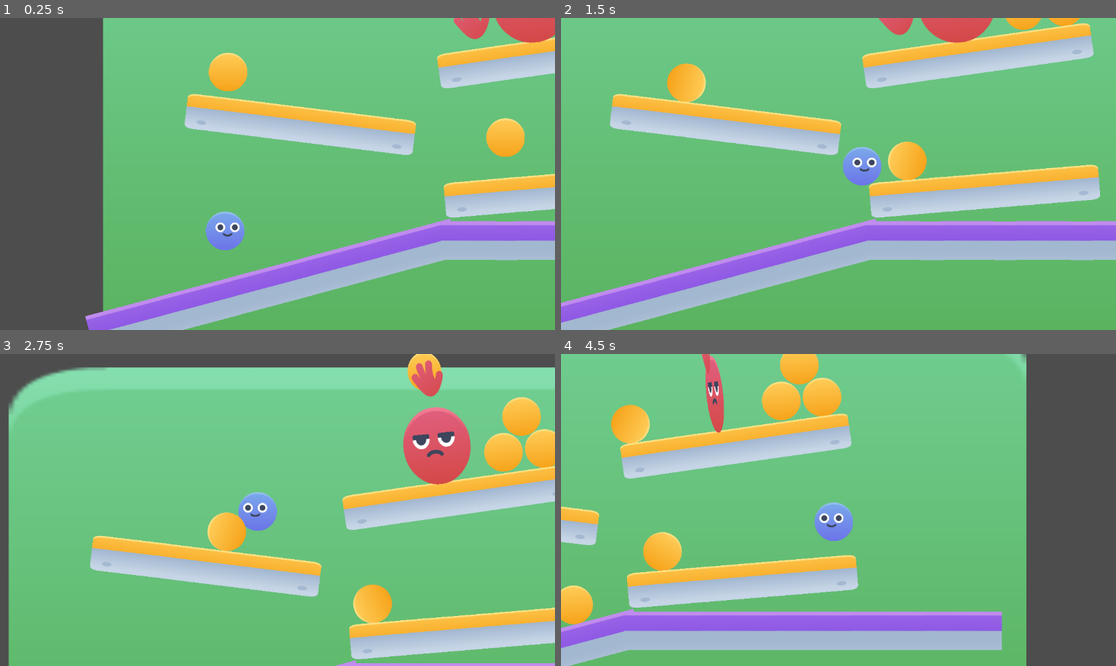
Above: before the commit, frames 1-4 (two rows, left to right).
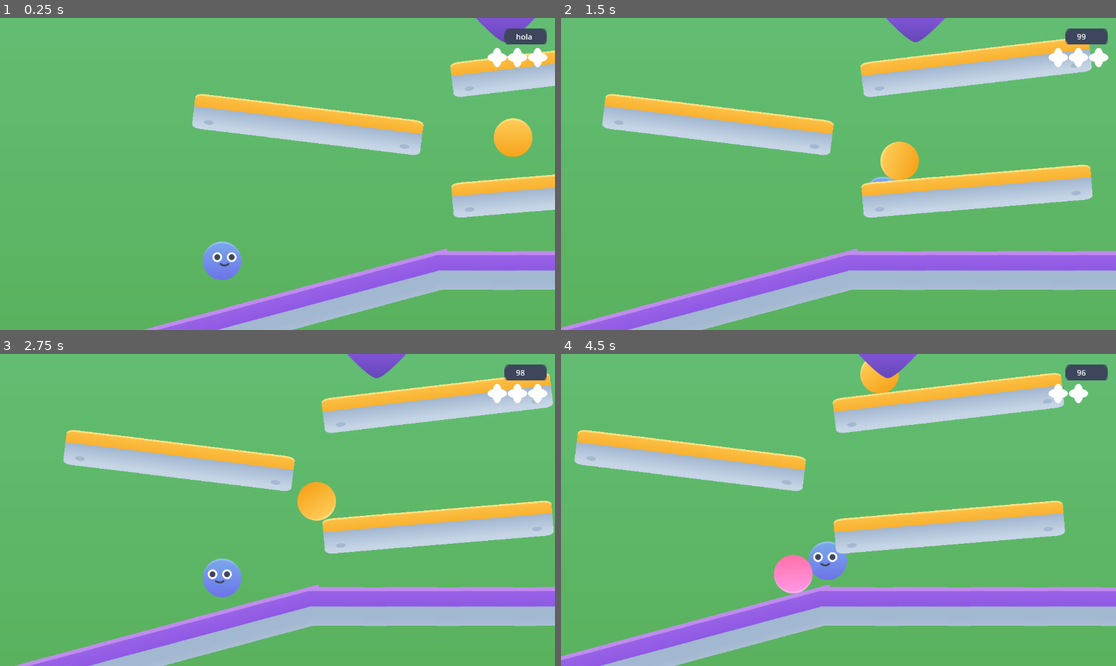
Above: after the commit, the same moments.

Repository: daviddiazm/prueba_godot
Game: Godot game, scene res://Niveles/nivel_1.tscn
Two runs of this game, one before a commit and one after it. Both use one fixed random seed, a clock stepped at 60 frames per second and the inputs below.
Inputs:
- Up to frame 1 (0.25 s): no input
- Up to frame 2 (1.5 s): tap Enter (ui_accept) at 0.5 s; hold Shift (correr) 0.53-1.28 s; hold D (derecha) from 0.53 s (still down); tap W (saltar) at 0.77 s; tap Shift (correr) at 1.35 s
- Up to frame 3 (2.75 s): tap W (saltar) at 1.52 s; release D (derecha) at 2.03 s; hold A (izquierda) from 2.03 s (still down); hold Shift (correr) from 2.03 s (still down)
- Up to frame 4 (4.5 s): release A (izquierda) at 2.78 s; release Shift (correr) at 2.78 s; hold D (derecha) 2.78-4.28 s; tap Shift (correr) at 2.85, 4.35 s; tap W (saltar) at 3.02, 3.77 s; hold Shift (correr) 3.53-4.28 s; hold A (izquierda) from 4.28 s (still down)

The runs differ from the first frame. In frame 1, 41% of the frame differs, in the area x 0-100%, y 0-100%; in frame 2, 30%; in frame 3, 76%; in frame 4, 64%.

Commit message:
juego terminado

Diff:
--- a/Enemigos/barril.gd
+++ b/Enemigos/barril.gd
@@ -2,6 +2,11 @@
 
 extends RigidBody2D
 
+@onready var red_body_circle: Sprite2D = $RedBodyCircle
+const PINK_BODY_CIRCLE = preload("res://assets/Double/pink_body_circle.png")
+
+var tipo = "Barril"
+var is_touched = false
 
 # Called when the node enters the scene tree for the first time.
 func _ready() -> void:
@@ -13,3 +18,11 @@
 func _process(_delta: float) -> void:
 	if position.y > 900:
 		queue_free()
+
+
+func _on_body_entered(body: Node) -> void:
+	if body is Personaje && not is_touched:
+		red_body_circle.texture = PINK_BODY_CIRCLE
+		is_touched = true
+		if body.has_method("damage_recived"):
+			body.damage_recived()
--- a/Enemigos/barril.tscn
+++ b/Enemigos/barril.tscn
@@ -7,6 +7,10 @@
 radius = 39.0
 
 [node name="Barril" type="RigidBody2D"]
+collision_layer = 4
+collision_mask = 7
+contact_monitor = true
+max_contacts_reported = 1
 script = ExtResource("1_scyk2")
 
 [node name="RedBodyCircle" type="Sprite2D" parent="."]
@@ -15,3 +19,5 @@
 
 [node name="CollisionShape2D" type="CollisionShape2D" parent="."]
 shape = SubResource("CircleShape2D_8o4km")
+
+[connection signal="body_entered" from="." to="." method="_on_body_entered"]
--- /dev/null
+++ b/Niveles/game_controler.gd
@@ -0,0 +1,51 @@
+extends Node2D
+@onready var personaje: Personaje = $"../Personaje"
+
+@export var seconds = 100
+
+const SCENNE_FINISH_FIEL = "res://UI/Final scenne/scenne_finish.tscn"
+signal time_updated(seconds_left)
+
+func _ready() -> void:
+	pass # Replace with function body.
+
+# Called every frame. 'delta' is the elapsed time since the previous frame.
+#func _process(delta: float) -> void:
+	#pass
+	#
+
+
+func player_lose_lifes() :
+	#print(personaje.lifes)
+	if personaje.lifes > 1:
+		personaje.lifes -= 1
+	else:
+		game_over()
+		print("acabaste todas tus vidas")
+
+func player_win() :
+	var scene_finis_preload = preload(SCENNE_FINISH_FIEL).instantiate()
+	scene_finis_preload.set_text("Felicidades!")
+	add_child(scene_finis_preload)
+	print("el jugador gano y se acabo el juego")
+
+func game_over():
+	print("se acabo el juego")
+	get_tree().change_scene_to_file(SCENNE_FINISH_FIEL)
+
+
+func _on_personaje_player_kicked() -> void:
+	player_lose_lifes()
+
+
+func _on_area_2d_body_entered(_body: Node2D) -> void:
+	player_win()
+
+
+func _on_timer_timeout() -> void:
+	if seconds > 0:
+		seconds -= 1
+	else:
+		$Timer.stop()
+		game_over()
+	time_updated.emit(seconds)
--- a/Niveles/nivel_1.tscn
+++ b/Niveles/nivel_1.tscn
@@ -8,6 +8,12 @@
 [ext_resource type="PackedScene" uid="uid://dvr1d4sop0loa" path="res://Enemigos/barril.tscn" id="4_2mtks"]
 [ext_resource type="PackedScene" uid="uid://biii5wu54krlp" path="res://Enemigos/jefe.tscn" id="6_7f1ql"]
 [ext_resource type="Script" path="res://Niveles/camera_2d.gd" id="8_4pcjk"]
+[ext_resource type="Texture2D" uid="uid://ckov1lvapq27l" path="res://assets/Double/purple_body_rhombus.png" id="8_yfaag"]
+[ext_resource type="PackedScene" uid="uid://dv3qh7t22md0a" path="res://UI/canvas_layer.tscn" id="10_p11h8"]
+[ext_resource type="Script" path="res://Niveles/game_controler.gd" id="11_563ul"]
+
+[sub_resource type="RectangleShape2D" id="RectangleShape2D_f3511"]
+size = Vector2(176, 182)
 
 [node name="Nivel_1" type="Node2D"]
 
@@ -24,12 +30,12 @@
 
 [node name="Sprite2D" type="Sprite2D" parent="decoracion/fondo"]
 z_index = -1
-position = Vector2(690, 377)
-scale = Vector2(9.6, 5.70625)
+position = Vector2(648, -37.2501)
+scale = Vector2(19.2125, 10.8844)
 texture = ExtResource("1_s4sl7")
 
 [node name="Personaje" parent="." instance=ExtResource("3_2jky6")]
-position = Vector2(175, 538)
+position = Vector2(153, 600)
 script = ExtResource("3_06vtm")
 gravity = 486
 jump_velocity = 391
@@ -38,17 +44,17 @@
 position = Vector2(757, 332)
 
 [node name="Barril2" parent="." instance=ExtResource("4_2mtks")]
-position = Vector2(181, 196)
+position = Vector2(246, -316)
 
 [node name="suelos" type="Node2D" parent="."]
 position = Vector2(13, 4)
 
 [node name="StaticBody2D4" parent="suelos" instance=ExtResource("2_18xvb")]
-position = Vector2(838, 148)
+position = Vector2(970, -186)
 rotation = -0.140765
 
 [node name="StaticBody2D2" parent="suelos" instance=ExtResource("1_y0ru3")]
-position = Vector2(249, 626)
+position = Vector2(227, 688)
 rotation = -0.261799
 
 [node name="StaticBody2D5" parent="suelos" instance=ExtResource("2_18xvb")]
@@ -56,13 +62,49 @@
 rotation = -0.0829505
 
 [node name="StaticBody2D3" parent="suelos" instance=ExtResource("1_y0ru3")]
-position = Vector2(1001, 530)
+position = Vector2(979, 592)
 
 [node name="StaticBody2D" parent="suelos" instance=ExtResource("2_18xvb")]
 position = Vector2(324, 291)
 rotation = 0.122173
 
+[node name="StaticBody2D6" parent="suelos" instance=ExtResource("2_18xvb")]
+position = Vector2(851, 171)
+rotation = -0.116812
+
+[node name="StaticBody2D7" parent="suelos" instance=ExtResource("2_18xvb")]
+position = Vector2(342, -9)
+rotation = 0.144546
+
+[node name="PurpleBodyRhombus" type="Sprite2D" parent="."]
+position = Vector2(741.067, 81.8225)
+texture = ExtResource("8_yfaag")
+
+[node name="Area2D" type="Area2D" parent="PurpleBodyRhombus"]
+collision_layer = 0
+collision_mask = 2
+
+[node name="CollisionShape2D" type="CollisionShape2D" parent="PurpleBodyRhombus/Area2D"]
+position = Vector2(2, 0)
+shape = SubResource("RectangleShape2D_f3511")
+
 [node name="Jefe" parent="." instance=ExtResource("6_7f1ql")]
-position = Vector2(811, 83)
+position = Vector2(943, -251)
 rotation = -0.10472
 scale = Vector2(-1, 1)
+
+[node name="CanvasLayer" parent="." instance=ExtResource("10_p11h8")]
+
+[node name="GameControler" type="Node2D" parent="."]
+script = ExtResource("11_563ul")
+
+[node name="Timer" type="Timer" parent="GameControler"]
+autostart = true
+
+[connection signal="playe_heald" from="Personaje" to="CanvasLayer" method="_on_personaje_playe_heald"]
+[connection signal="player_kicked" from="Personaje" to="CanvasLayer" method="_on_personaje_player_kicked"]
+[connection signal="player_kicked" from="Personaje" to="GameControler" method="_on_personaje_player_kicked"]
+[connection signal="body_entered" from="PurpleBodyRhombus/Area2D" to="Personaje" method="_on_area_2d_body_entered"]
+[connection signal="body_entered" from="PurpleBodyRhombus/Area2D" to="GameControler" method="_on_area_2d_body_entered"]
+[connection signal="time_updated" from="GameControler" to="CanvasLayer" method="_on_game_controler_time_updated"]
+[connection signal="timeout" from="GameControler/Timer" to="GameControler" method="_on_timer_timeout"]
--- a/Personaje/personaje.gd
+++ b/Personaje/personaje.gd
@@ -6,6 +6,12 @@
 @export var gravity = 100
 @export var jump_velocity = 100
 @onready var sprite_2d: Sprite2D = $Sprite2D
+
+signal player_kicked()
+signal playe_heald(player_lifes)
+
+var lifes = 3
+
 
 
 func _physics_process(delta: float) -> void:
@@ -20,7 +26,7 @@
 	if not is_on_floor():
 		velocity.y += gravity * delta
 
-	if is_jump_pressed:
+	if is_jump_pressed && is_on_floor():
 		velocity.y -= jump_velocity
 
 	if direccion:
@@ -33,6 +39,16 @@
 
 
 	move_and_slide()
+
+
+func _on_area_2d_body_entered(_body: Node2D) -> void:
+	print("baile de victoria")
+
+
+func damage_recived() -> void :
+	#print("danio recivido")
+	player_kicked.emit()
+	playe_heald.emit(lifes)
 
 
 #func _physics_process(delta: float) -> void:
--- a/Personaje/personaje.tscn
+++ b/Personaje/personaje.tscn
@@ -8,6 +8,8 @@
 height = 151.835
 
 [node name="Personaje" type="CharacterBody2D"]
+collision_layer = 2
+collision_mask = 5
 
 [node name="CollisionShape2D" type="CollisionShape2D" parent="."]
 rotation = -0.000880331
--- /dev/null
+++ b/UI/Final scenne/scenne_finish.tscn
@@ -0,0 +1,34 @@
+[gd_scene load_steps=2 format=3 uid="uid://diduaii3eb6y3"]
+
+[ext_resource type="Script" path="res://scenne_finish.gd" id="1_k4v4n"]
+
+[node name="ScenneFinish" type="CanvasLayer"]
+script = ExtResource("1_k4v4n")
+
+[node name="VBoxContainer" type="VBoxContainer" parent="."]
+anchors_preset = 8
+anchor_left = 0.5
+anchor_top = 0.5
+anchor_right = 0.5
+anchor_bottom = 0.5
+offset_left = -128.0
+offset_top = -42.0
+offset_right = 132.0
+offset_bottom = 63.0
+grow_horizontal = 2
+grow_vertical = 2
+size_flags_horizontal = 4
+
+[node name="Label" type="Label" parent="VBoxContainer"]
+layout_mode = 2
+size_flags_horizontal = 4
+size_flags_vertical = 0
+text = "Hola"
+
+[node name="Button" type="Button" parent="VBoxContainer"]
+layout_mode = 2
+size_flags_horizontal = 4
+size_flags_vertical = 10
+text = "Volver a jugar"
+
+[connection signal="button_down" from="VBoxContainer/Button" to="." method="_on_button_button_down"]
--- /dev/null
+++ b/UI/canvas_layer.gd
@@ -0,0 +1,52 @@
+extends CanvasLayer
+@onready var my_box: HBoxContainer = $HBoxContainer
+
+const CORAZON = preload("res://UI/corazon_prueba/corazon.tscn")
+const TILE_CLOUD = preload("res://assets/Double/tile_cloud.png")
+
+# Called when the node enters the scene tree for the first time.
+func _ready() -> void:
+	pass
+
+
+# Called every frame. 'delta' is the elapsed time since the previous frame.
+#func _process(delta: float) -> void:
+	#pass
+
+
+
+func _on_personaje_player_kicked() -> void:
+	if my_box.get_child_count() > 0 :
+		var element = my_box.get_child(0)
+		my_box.remove_child(element)
+
+
+#func _on_personaje_playe_heald(player_lifes: Variant) -> void:
+	##var corazonxd = TextureRect.new()
+	##corazonxd.texture = TILE_CLOUD
+	##my_box.add_child(corazonxd)
+	#adjust_hearts(player_lifes)
+	#pass
+		#
+#
+#func add_hearts(lifes_number):
+	#
+	#for i in lifes_number:
+		#var corazonxd = TextureRect.new()
+		#corazonxd.texture = TILE_CLOUD
+		#my_box.add_child(corazonxd)
+	#pass
+#func adjust_hearts(player_lifes):
+	#
+	#pass
+	#
+#func clean_my_box():
+	#print("hola")
+	#for i in range(my_box.get_child_count() -1, -1, -1):
+		#print(i)
+
+
+
+
+func _on_game_controler_time_updated(seconds_left: Variant) -> void:
+	$TextureRect/Label.text = str(seconds_left)
--- /dev/null
+++ b/UI/canvas_layer.tscn
@@ -0,0 +1,58 @@
+[gd_scene load_steps=4 format=3 uid="uid://dv3qh7t22md0a"]
+
+[ext_resource type="Script" path="res://UI/canvas_layer.gd" id="1_1tpw1"]
+[ext_resource type="Texture2D" uid="uid://j74nhvc0d2ho" path="res://assets/Double/facial_part_eyebrow_a.png" id="1_6jjej"]
+[ext_resource type="Texture2D" uid="uid://b8y6e1x6dj5qw" path="res://assets/Double/tile_cloud.png" id="2_cmt6q"]
+
+[node name="CanvasLayer" type="CanvasLayer"]
+script = ExtResource("1_1tpw1")
+
+[node name="TextureRect" type="TextureRect" parent="."]
+anchors_preset = 1
+anchor_left = 1.0
+anchor_right = 1.0
+offset_left = -105.0
+offset_top = 22.0
+offset_right = -17.0
+offset_bottom = 55.0
+grow_horizontal = 0
+texture = ExtResource("1_6jjej")
+
+[node name="Label" type="Label" parent="TextureRect"]
+layout_mode = 1
+anchors_preset = 8
+anchor_left = 0.5
+anchor_top = 0.5
+anchor_right = 0.5
+anchor_bottom = 0.5
+offset_left = -20.0
+offset_top = -11.5
+offset_right = 20.0
+offset_bottom = 11.5
+grow_horizontal = 2
+grow_vertical = 2
+text = "hola"
+
+[node name="HBoxContainer" type="HBoxContainer" parent="."]
+anchors_preset = 1
+anchor_left = 1.0
+anchor_right = 1.0
+offset_left = -140.0
+offset_top = 62.0
+offset_right = 108.0
+offset_bottom = 142.0
+grow_horizontal = 0
+scale = Vector2(0.5, 0.5)
+metadata/_edit_use_anchors_ = true
+
+[node name="Corazon_1" type="TextureRect" parent="HBoxContainer"]
+layout_mode = 2
+texture = ExtResource("2_cmt6q")
+
+[node name="Corazon_2" type="TextureRect" parent="HBoxContainer"]
+layout_mode = 2
+texture = ExtResource("2_cmt6q")
+
+[node name="Corazon_3" type="TextureRect" parent="HBoxContainer"]
+layout_mode = 2
+texture = ExtResource("2_cmt6q")
--- /dev/null
+++ b/UI/corazon_prueba/corazon.tscn
@@ -0,0 +1,13 @@
+[gd_scene load_steps=2 format=3 uid="uid://lh0higkq2214"]
+
+[ext_resource type="Texture2D" uid="uid://b8y6e1x6dj5qw" path="res://assets/Double/tile_cloud.png" id="1_fj80y"]
+
+[node name="Corazon" type="TextureRect"]
+anchors_preset = 15
+anchor_right = 1.0
+anchor_bottom = 1.0
+offset_right = -1072.0
+offset_bottom = -568.0
+grow_horizontal = 2
+grow_vertical = 2
+texture = ExtResource("1_fj80y")
--- a/project.godot
+++ b/project.godot
@@ -38,6 +38,12 @@
 ]
 }
 
+[layer_names]
+
+2d_physics/layer_1="Plataformas"
+2d_physics/layer_2="Personaje"
+2d_physics/layer_3="Barriles"
+
 [rendering]
 
 renderer/rendering_method="gl_compatibility"
--- /dev/null
+++ b/scenne_finish.gd
@@ -0,0 +1,21 @@
+extends CanvasLayer
+const NIVEL_1_URL = "res://Niveles/nivel_1.tscn"
+@onready var label: Label = $VBoxContainer/Label
+
+
+# Called when the node enters the scene tree for the first time.
+func _ready() -> void:
+	pass
+
+
+# Called every frame. 'delta' is the elapsed time since the previous frame.
+#func _process(delta: float) -> void:
+	#pass
+
+func set_text(new_text: String):
+	if new_text != '' :
+		label.text = new_text
+		#$VBoxContainer/Label.text = new_text
+
+func _on_button_button_down() -> void:
+	get_tree().change_scene_to_file(NIVEL_1_URL)
Not shown: 1 places in Niveles/nivel_1.tscn that only renumber resources
